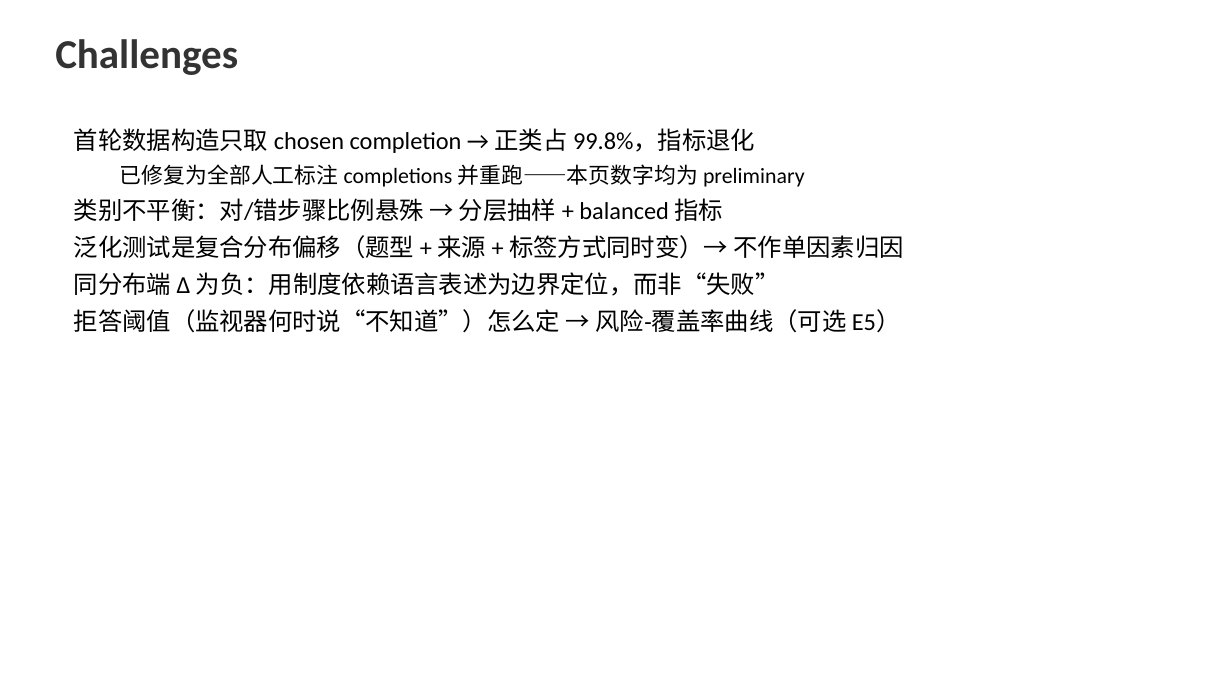
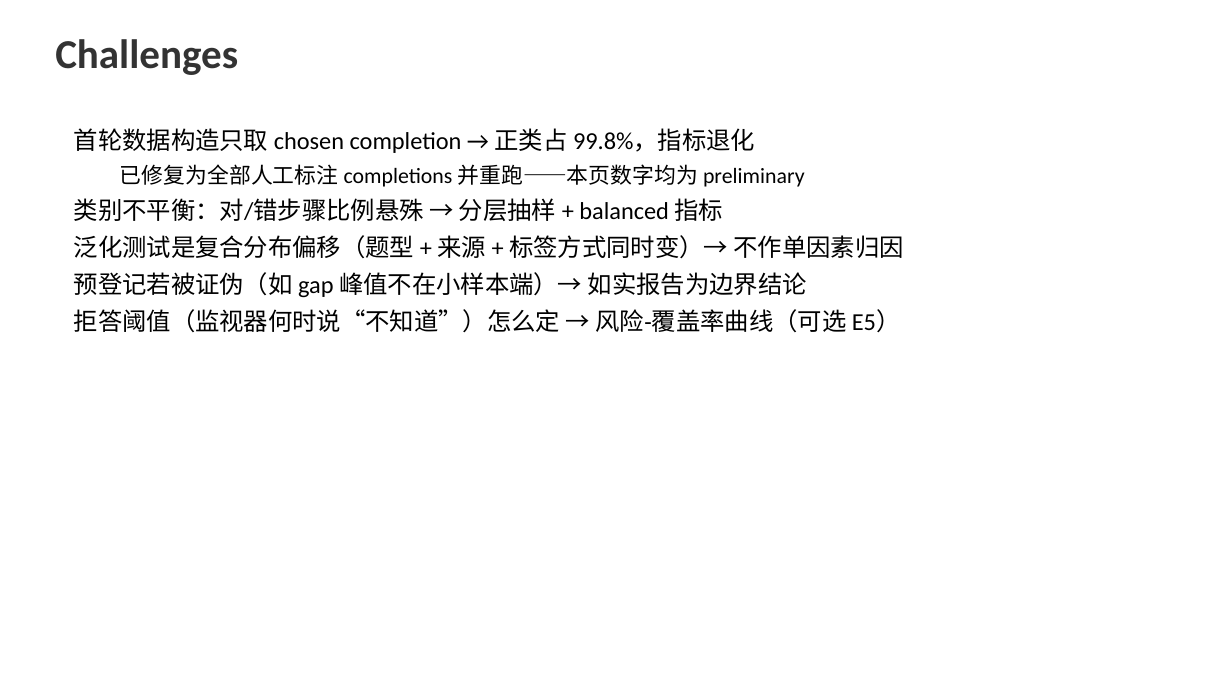
Before and after one commit to FauReam/text-monitor-436, a slide deck: slide 6 of slides/midterm.pptx (slide 5 before the commit). Drawn at 1232x693 pixels with LibreOffice and Linux fonts; fonts in the diff are those of the drawing. Boxes give left, top, right and bottom in pixels: in the first picture for what was removed or moved away, otherwise in the second. Text is boxed around its words. In the diff, an @@ line names an element or a change of style, - is before the commit and + after.

Commit message:
回应评委意见：输入截断排查 + E7 输入构造消融 + step-only 迁移实验
评委意见 1（截断可能压低 embedding，直击头条结论）：
- 截断量化（src/check_truncation.py → results/truncation_check.json）：
  输入中位 89 token；MiniLM(256) 截断 1.64% 行（0.56% 丢整个 step），
  bge(512) 仅 0.04%，Math-Shepherd ≈ 0。量级不足以解释同分布差距。
- E7 输入消融（src/e7_input_ablation.py → results/input_ablation.json，
  E1 全量点，3 种输入 × 5 特征 × 2 分类器）：step 前置对 embedding
  +0.015~+0.026（TF-IDF ≈0）；step-only 对 embedding 再 +0.03 以上
  （TF-IDF 仅 +0.012）。主因是题目文本对 embedding 池化的稀释，非截断。
- 结论修正：step-only 下 bge-large 0.7114 反超 TF-IDF 0.7077——
  同分布负 Δ 大半是输入构造的产物而非表征本身。
- step-only 迁移（results/e3_generalization_step.json + CI）：三个
  embedding 迁移 Δ 全部显著为正（bge-large +0.069 CI[0.067,0.071]，
  bge-base +0.049，MiniLM 也转正 +0.030）——偏移结论更强。

评委意见 2–5（文字修正）：
- README/slides 写明 Δ 符号约定（L = 1 − AUROC，Δ>0 = 预训练更好）
- 头条弱化为"分布偏移下小幅但显著的收益"
- Challenges 改为未解决问题导向（同分布 Δ<0 归因，已被 E7 基本回答）
- 补上 val 集 88,872 步的说明（train 632,422 + val + test 190,573 = 911,867）

基础设施：embedding 缓存改两级分片（CACHE/ab/hash.npy）——旧的扁平
目录 9.3M 文件写满 ext4 目录索引导致 ENOSPC；旧路径保持只读兼容。

```diff
--- a/slides/midterm.pptx
+++ b/slides/midterm.pptx
@@ text at (x1=74, y1=272, x2=807, y2=298): text changed @@
-同分布端 Δ 为负：用制度依赖语言表述为边界定位，而非“失败”
+预登记若被证伪（如 gap 峰值不在小样本端）→ 如实报告为边界结论
```
Also in this commit, not shown: 3 other slides changed, 15 other files.
